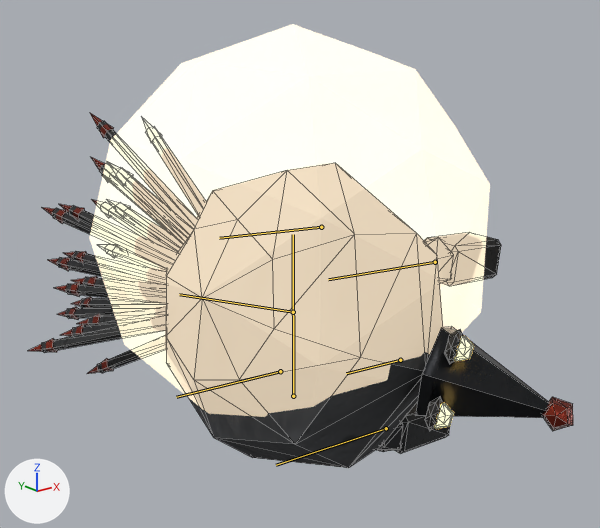
Two versions of the glTF model public/creatures/rebarb.glb, one commit apart.
Before and after are seen from a camera (50 mm lens) standing at (-0.96, -1.221, 0.77) and looking at (0.006, -0.014, 0.287). The lights are fixed; the arrows at lower left show +X, +Y and +Z. The picture after the commit comes second. Both versions are drawn at frame 11 of the action 'faint'; the numbers are the values there. The bones that change, and the others that lie on the model, are drawn over the model as lines. Mesh edges are drawn as thin lines.

Objects in the first picture: 'rebarb_body', 'rebarb_glow0'.
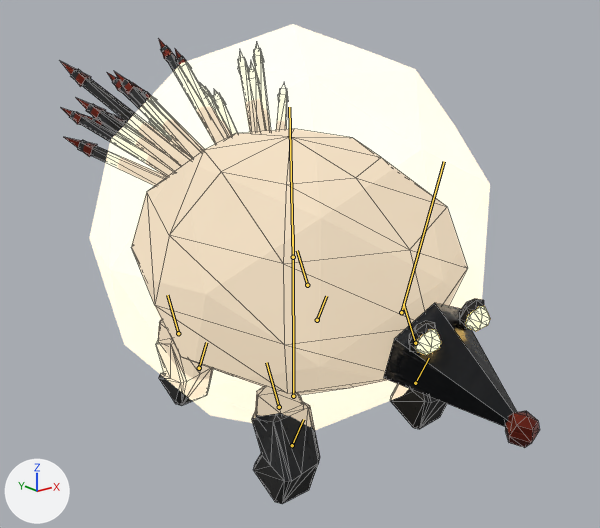
Changed parts and their boxes (x1, y1, x2, y2) in the pictures (600 x 528 px):
'rebarb_body', posed (12% narrower, 31% taller): before (28, 113, 573, 468); after (60, 38, 539, 504)
'rebarb_glow0', posed: before (434, 336, 474, 429); after (415, 306, 490, 355)
bone 'body', root to tip: before (293, 312) to (179, 294); after (293, 257) to (289, 107)
bone 'head', root to tip: before (400, 360) to (346, 373); after (401, 312) to (444, 161)
bone 'leg_FL', root to tip: before (435, 262) to (328, 279); after (415, 343) to (403, 304)
bone 'leg_BL', root to tip: before (321, 227) to (219, 238); after (307, 285) to (297, 250)
bone 'leg_FR', root to tip: before (386, 428) to (276, 465); after (279, 407) to (266, 362)
bone 'leg_BR', root to tip: before (280, 371) to (176, 397); after (178, 333) to (167, 295)

The edits, one by one:
Bone 'body' (bone_body) moves from (0.0, -0.16, 0.0) to (0.0, -0.046, 0.0).
Bone 'body' (bone_body) turns from (0, 0, 70) to (5, -1, 6) degrees about its own x, y and z.
Bone 'body' (bone_body) is rescaled from (1.0, 0.92, 1.0) to (1.0, 0.99, 1.0).
Bone 'head' (bone_head) turns from (24, 0, 0) to (15, 0, 0) degrees about its own x, y and z.
Bone 'leg_FL' (bone_leg_fl) turns from (0, 0, 14) to (-25, 0, 1) degrees about its own x, y and z.
Bone 'leg_BL' (bone_leg_bl) turns from (0, 0, 14) to (-25, 0, 1) degrees about its own x, y and z.
Bone 'leg_FR' (bone_leg_fr) turns from (0, 0, 14) to (-25, 0, -1) degrees about its own x, y and z.
Bone 'leg_BR' (bone_leg_br) turns from (0, 0, 14) to (-25, 0, -1) degrees about its own x, y and z.
